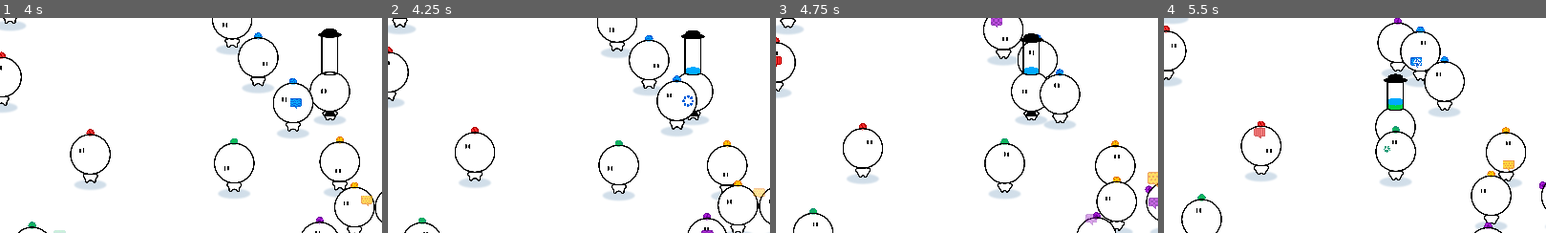
Above: before the commit, frames 1-4 (left to right).
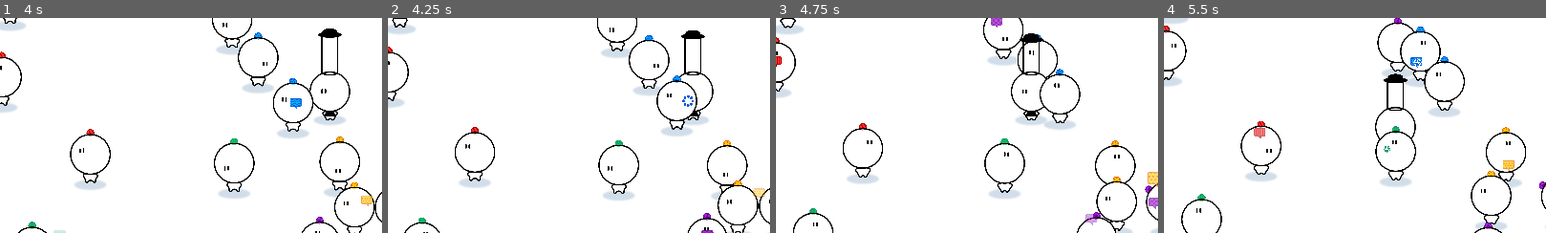
Above: after the commit, the same moments.

Repository: haihala/mankind-knew
Game: Godot game, scene res://world.tscn
Same seed, same stepped clock (60 frames per second), same inputs: the game is played once before the commit and once after it.
Inputs (mouse positions are % of the whole screen's width and height, from its top left):
- Up to frame 1 (4 s): move the mouse to (72, 45) at 0.52 s; hold D (move_right) 0.53-1.28 s; click (72, 45) at 0.67 s; move the mouse to (30, 55) at 1.27 s; hold S (move_down) 1.28-2.03 s; move the mouse to (60, 28) at 2.02 s; hold D (move_right) 2.03-2.78 s; move the mouse to (45, 70) at 2.77 s; hold W (move_up) 2.78-3.53 s; click (45, 70) at 2.92 s; move the mouse to (80, 65) at 3.52 s; hold A (move_left) from 3.53 s (still down)
- Up to frame 2 (4.25 s): keep holding A (move_left)
- Up to frame 3 (4.75 s): keep holding A (move_left); move the mouse to (20, 35) at 4.27 s
- Up to frame 4 (5.5 s): move the mouse to (55, 50) at 5.02 s; release A (move_left) at 5.03 s; hold S (move_down) from 5.03 s (still down); click (55, 50) at 5.17 s
The pictures show only the part of the screen within x 20-70%, y 34-84%; the shares and areas given below are measured in that part.

Frame 1 is identical in both runs. In frame 2, 0.1% of the frame differs, in the area x 78-82%, y 22-27%; in frame 3, 0.1%; in frame 4, 0.2%, in the area x 58-63%, y 37-43%.

Commit message:
Final commit

Diff:
--- a/godot-project/colors.gd
+++ b/godot-project/colors.gd
@@ -15,12 +15,12 @@
 	Color('E56F00')
 ]
 
-static var patterns: Array[Texture2D] = [
-	load("res://pattern-square-red.png"),
-	load("res://pattern-square-green.png"),
-	load("res://pattern-square-blue.png"),
-	load("res://pattern-square-purple.png"),
-	load("res://pattern-square-yellow.png")
+static var patterns: Array[String] = [
+	"res://pattern-square-red.png",
+	"res://pattern-square-green.png",
+	"res://pattern-square-blue.png",
+	"res://pattern-square-purple.png",
+	"res://pattern-square-yellow.png"
 ]
 # Used in the thought bubbles
 static var pattern_bubble_scales: Array[float] = [
--- a/godot-project/hat_shaft_fill.gdshader
+++ b/godot-project/hat_shaft_fill.gdshader
@@ -1,12 +1,20 @@
 shader_type canvas_item;
 
+uniform bool use_colors;
 uniform sampler2D[5] patterns : source_color;
-uniform vec4[5] colors : source_color;
 uniform float[5] pattern_scales;
 uniform float[5] beliefs;
 uniform float hat_height;
 
 const float roundness_squishing = 1.0 / 45.0;
+
+const vec4 colors[5] = {
+	vec4(255.0, 53.0, 53.0, 255.0) / 255.0,
+	vec4(0.0, 211.0, 71.0, 255.0) / 255.0,
+	vec4(0.0, 170.0, 255.0, 255.0) / 255.0,
+	vec4(176.0, 29.0, 218.0, 255.0) / 255.0,
+	vec4(255.0, 201.0, 0.0, 255.0) / 255.0
+ };
 
 void fragment() {
 	vec2 coords = vec2(1.0-2.0*UV.x, 1.0-UV.y);
@@ -23,9 +31,12 @@
 		float top = bottom + beliefs[i] + (2.0 * inverse_thickness);
 		if (coords.y > bottom && coords.y < top) {
 			vec2 pos = UV*pattern_scales[i] * vec2(1.0, hat_height);
-			//COLOR = texture(patterns[i], fract(pos));
-			//COLOR = texture(patterns[i], fract(pos));
-			COLOR = colors[i];
+			if (use_colors) {
+				COLOR = colors[i];
+			} else {
+				// If this line is uncommented, no matter if it gets exectued or not, the game won't run on mobile
+				//COLOR = texture(patterns[i], fract(pos));
+			}
 		}
 		bottom += beliefs[i];
 	}
--- a/godot-project/npc_belief_visualizer.gd
+++ b/godot-project/npc_belief_visualizer.gd
@@ -55,7 +55,7 @@
 		var child = get_child(belief)
 		var core = child.get_node("./Core").material
 		core.set_shader_parameter("color", Color.WHITE)
-		core.set_shader_parameter("pattern", Colors.patterns[belief])
+		core.set_shader_parameter("pattern", load(Colors.patterns[belief]))
 		core.set_shader_parameter("pattern_scale", Colors.pattern_bubble_scales[belief])
 		core.set_shader_parameter("padding", border_thickness)
 		var outline = child.get_node("./Outline").material
--- a/godot-project/player.gd
+++ b/godot-project/player.gd
@@ -30,7 +30,7 @@
 
 	# Web shaders are broken, use colors
 	if OS.has_feature("web"):
-		$HatShaftFill.material.set_shader_parameter("colors", Colors.colors)
+		$HatShaftFill.material.set_shader_parameter("use_colors", true)
 
 func _physics_process(delta: float) -> void:
 	var direction = Input.get_vector("move_left", "move_right", "move_up", "move_down").normalized()
--- a/godot-project/player.tscn
+++ b/godot-project/player.tscn
@@ -35,7 +35,7 @@
 
 [sub_resource type="ShaderMaterial" id="ShaderMaterial_ko1ec"]
 shader = ExtResource("4_wc2p6")
-shader_parameter/colors = PackedColorArray(1, 0.207843, 0.207843, 1, 0, 0.827451, 0.278431, 1, 0, 0.666667, 1, 1, 0.690196, 0.113725, 0.854902, 1, 1, 0.788235, 0, 1)
+shader_parameter/use_colors = null
 shader_parameter/pattern_scales = PackedFloat32Array(3, 0.5, 1, 1.5, 0.4)
 shader_parameter/beliefs = PackedFloat32Array(0.287, 0.104, 0.181, 0.165, 0.113)
 shader_parameter/hat_height = 3.0
--- a/godot-project/population_belief_visualization.gd
+++ b/godot-project/population_belief_visualization.gd
@@ -32,7 +32,7 @@
 
 		var child = get_child(belief)
 		child.polygon = float_array_to_Vector2Array(bot)
-		child.texture = Colors.patterns[belief]
+		child.texture = load(Colors.patterns[belief])
 		var tex_scale = Colors.pattern_ui_scales[belief]
 		child.texture_scale = Vector2(tex_scale, tex_scale)
 
